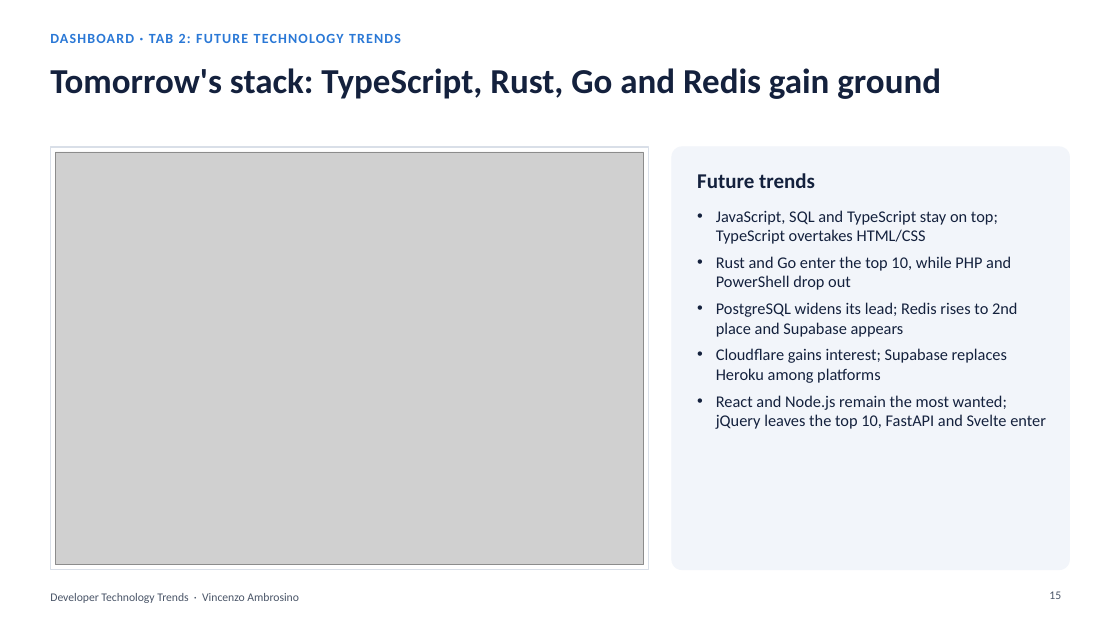
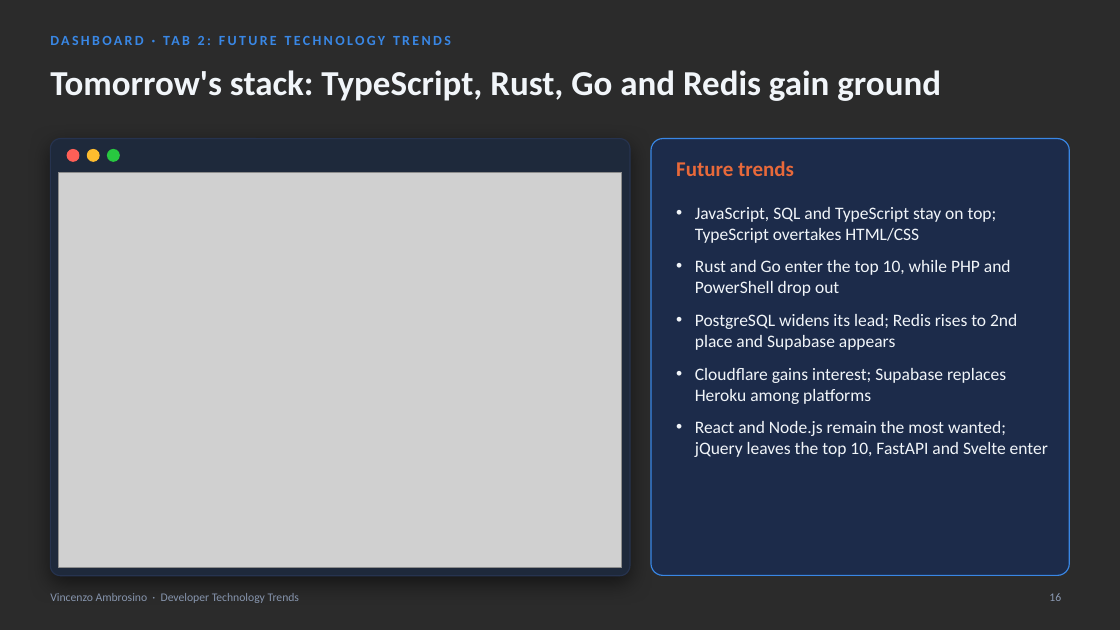
Before and after one commit to v-ambrosino/ibm-data-analyst-capstone, a slide deck: slide 16 of presentation/Developer_Technology_Trends_Vincenzo_Ambrosino.pptx (slide 15 before the commit). Drawn at 1120x630 pixels with LibreOffice and Linux fonts; fonts in the diff are those of the drawing; grey boxes stand for pictures; background and template pictures are left out; a plain dark background stands for a picture behind light text. Boxes give left, top, right and bottom in pixels: in the first picture for what was removed or moved away, otherwise in the second. Text is boxed around its words. In the diff, an @@ line names an element or a change of style, - is before the commit and + after.

```diff
--- a/presentation/Developer_Technology_Trends_Vincenzo_Ambrosino.pptx
+++ b/presentation/Developer_Technology_Trends_Vincenzo_Ambrosino.pptx
@@ background #FFFFFF to picture (left out) @@
@@ text "DASHBOARD · TAB 2: FUTURE ..." at (198,36,205,45): text colour #2A78D6 to #3987E5, letter spacing 1 to 2 pt @@
@@ title "Tomorrow's stack: TypeScript, Rust, Go ..." at (50,70,941,101): text colour #14213D to #F1F5F9 @@
@@ rectangle removed at (50,147,649,570) @@
@@ rounded rectangle added at (50,139,630,576), fill #1E293B, outline #26334F 1 pt @@
@@ rounded rectangle: place and size @@
-rounded rectangle at (672,147,1070,570)
+rounded rectangle at (651,139,1070,576)
@@ rounded rectangle at (651,139,1070,576): fill #F2F5FA to #1B2C4D at 92% opacity; outline #F2F5FA 1 pt to #3987E5 1 pt; proportions changed @@
@@ picture: place and size @@
-picture at (55,152,644,565)
+picture at (59,172,622,567)
@@ ellipse added at (67,150,79,161), fill #FF5F57, outline #FF5F57 1 pt @@
@@ ellipse added at (87,150,99,161), fill #FEBC2E, outline #FEBC2E 1 pt @@
@@ ellipse added at (108,150,119,161), fill #28C840, outline #28C840 1 pt @@
@@ text "Future trends": place and size @@
-text "Future trends" at (697,173,815,188)
+text "Future trends" at (676,161,794,176)
@@ text "Future trends" at (676,161,794,176): text colour #14213D to #E8693A; vertical alignment middle to top @@
@@ text "JavaScript, SQL and TypeScript stay ...": place and size @@
-text "JavaScript, SQL and TypeScript stay ..." at (716,210,1046,429)
+text "JavaScript, SQL and TypeScript stay ..." at (695,207,1048,457)
@@ text "JavaScript, SQL and TypeScript stay ..." at (695,207,1048,457): size 14 to 15 pt, text colour #14213D to #F1F5F9; more space between paragraphs @@
@@ text at (50,593,299,603): text changed; text colour #4A5568 to #8B9AB3 @@
-Developer Technology Trends · Vincenzo Ambrosino
+Vincenzo Ambrosino · Developer Technology Trends
@@ page number at (1049,593,1061,601): text changed; text colour #4A5568 to #8B9AB3 @@
-15
+16
```
Also in this commit, not shown: 21 other slides changed, 3 slides added, 1 other file.
